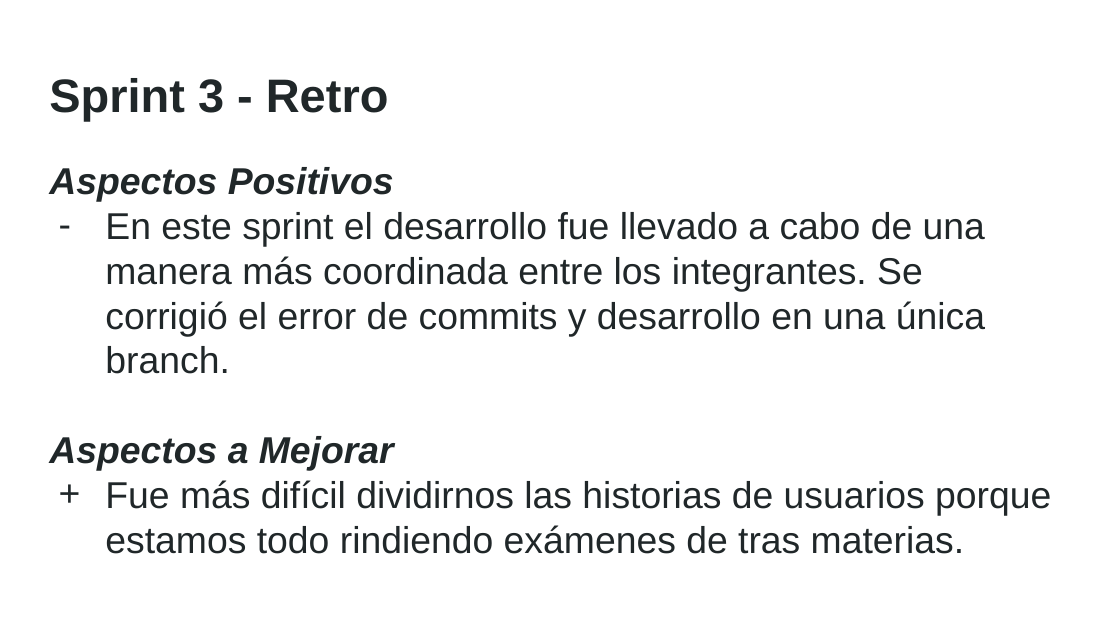
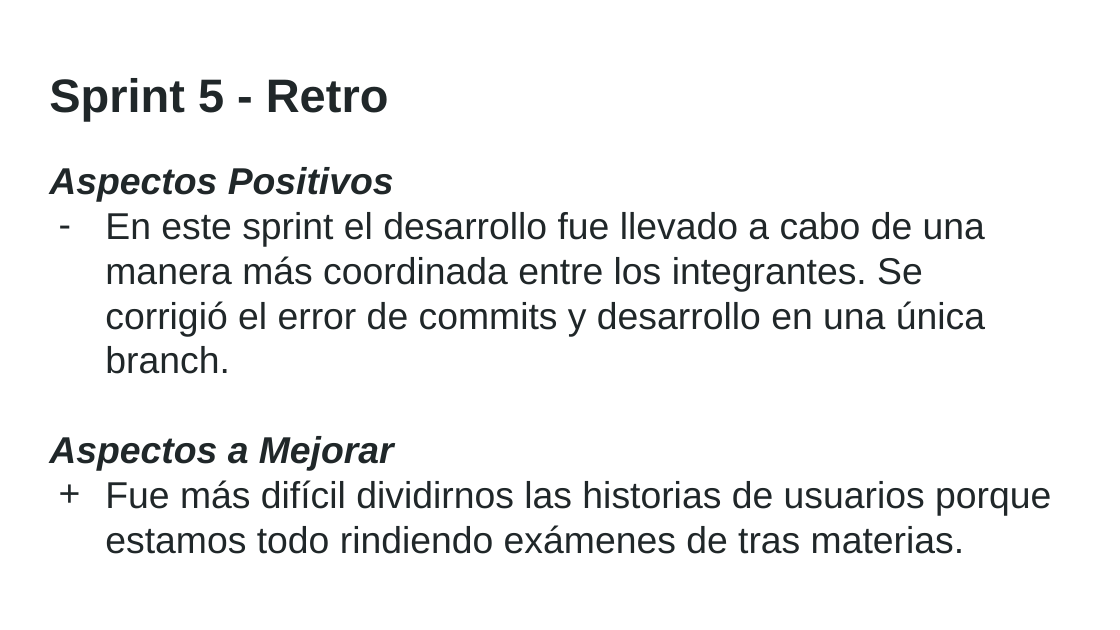
Before and after one commit to fiuba-gestion-grupo1/Artefactos, a slide deck: slide 15 of presentaciones/PPTX/Sprint 5.pptx. Drawn at 1120x630 pixels with LibreOffice and Linux fonts; fonts in the diff are those of the drawing. Boxes give left, top, right and bottom in pixels: in the first picture for what was removed or moved away, otherwise in the second. Text is boxed around its words. In the diff, an @@ line names an element or a change of style, - is before the commit and + after.

```diff
--- a/presentaciones/PPTX/Sprint 5.pptx
+++ b/presentaciones/PPTX/Sprint 5.pptx
@@ title at [49, 78, 389, 121]: text changed @@
-Sprint 3 - Retro
+Sprint 5 - Retro
```
Also in this commit, not shown: 2 other slides changed, 5 other files.
